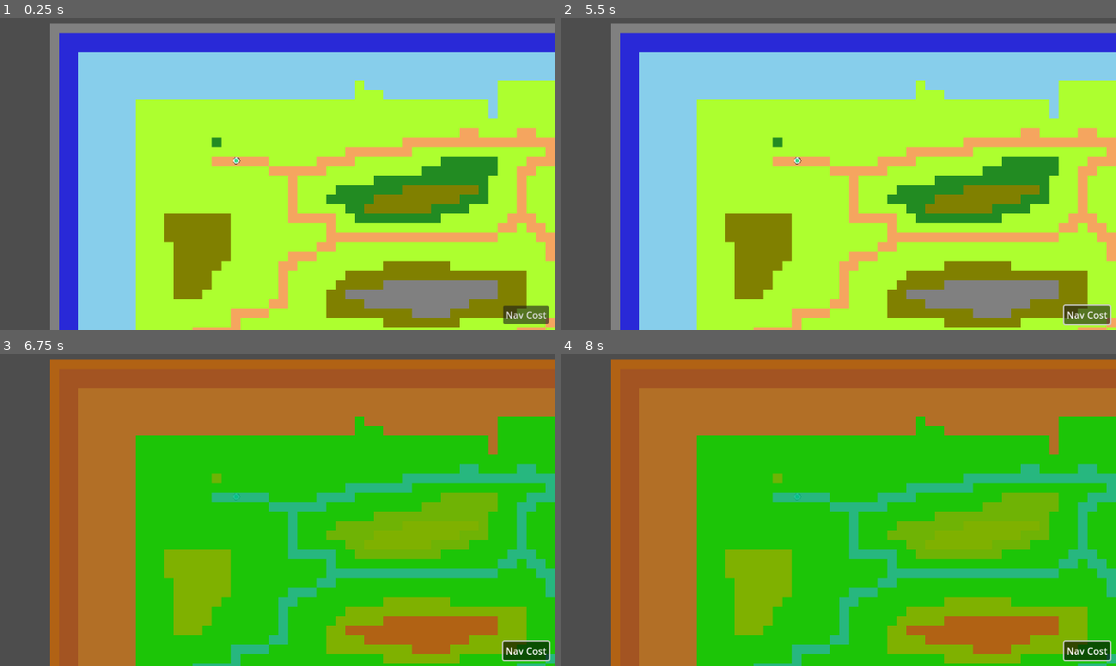
Above: before the commit, frames 1-4 (two rows, left to right).
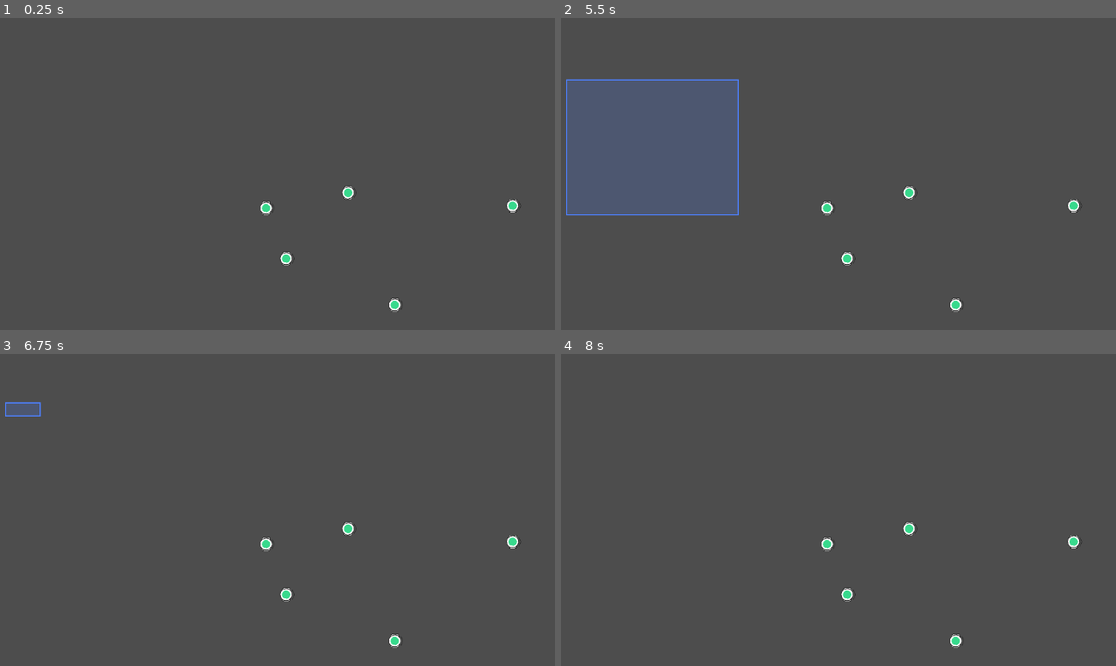
Above: after the commit, the same moments.

Repository: hafizosina/compilationpack
Game: Godot game, scene res://4. SelectionSystem/main_selection.tscn
Same seed, same stepped clock (60 frames per second), same inputs: the game is played once before the commit and once after it. Before the commit the project starts from res://3. ControlPathFinding/main2.tscn.
Inputs (mouse positions are in pixels of both pictures, inside the frame that each line leads up to):
- Up to frame 1 (0.25 s): no input
- Up to frame 2 (5.5 s): click (1088, 314) at 0.5 s, where only the run before the commit has a clickable "Nav Cost"; click (1088, 314) at 1.25 s, where only the run before the commit has a clickable "Nav Cost"; click (1088, 314) at 2 s, where only the run before the commit has a clickable "Nav Cost"; tap Enter at 2.75, 5 s; move the mouse to (921, 117) at 2.77 s; tap Shift at 2.85, 4.35 s; click (921, 117) at 2.92 s; tap Space at 3.5 s; drag from (633, 155) to (738, 214) at 3.52 s; move the mouse to (844, 52) at 4.27 s; click (844, 52) at 4.42 s; drag from (738, 214) to (566, 80) at 5.02 s
- Up to frame 3 (6.75 s): move the mouse to (416, 531) at 5.77 s; tap Shift at 5.85 s; click (416, 531) at 5.92 s; tap Space at 6.5 s; drag from (5, 416) to (111, 375) at 6.52 s
- Up to frame 4 (8 s): move the mouse to (805, 472) at 7.27 s; tap Shift at 7.35 s; click (805, 472) at 7.42 s

The runs differ from the first frame. In frame 1, 90% of the frame differs, in the area x 8-100%, y 1-100%; in frame 2, 93%, in the area x 0-100%, y 1-100%; in frame 3, 90%; in frame 4, 90%.

Commit message:
selection complete

Diff:
--- a/3. ControlPathFinding/navigation_agent.tscn
+++ b/3. ControlPathFinding/navigation_agent.tscn
@@ -46,6 +46,7 @@
 		var next_point: Vector2 = get_next_path_position()
 		var direction: Vector2 = (next_point - parent.global_position).normalized()
 		parent.velocity = direction * movement_speed
+		parent.look_at(next_point)
 		parent.move_and_slide()
 
 func set_navigation_target(target_pos: Vector2) -> void:
--- /dev/null
+++ b/4. SelectionSystem/entity.tscn
@@ -0,0 +1,14 @@
+[gd_scene load_steps=4 format=3 uid="uid://bk1q8o6rs4doa"]
+
+[ext_resource type="Script" uid="uid://b0i324j75wef2" path="res://Global/Scene/master_entity.gd" id="1_2p3bu"]
+[ext_resource type="Texture2D" uid="uid://bae16lxpt5p5x" path="res://Global/Asset/character.png" id="2_nrxrw"]
+[ext_resource type="PackedScene" uid="uid://d028e1ise5e1q" path="res://4. SelectionSystem/select_able_component.tscn" id="3_grcsr"]
+
+[node name="Entity" type="Node2D"]
+script = ExtResource("1_2p3bu")
+
+[node name="SelectAbleComponent" parent="." instance=ExtResource("3_grcsr")]
+
+[node name="Sprite2D" type="Sprite2D" parent="."]
+scale = Vector2(0.25, 0.25)
+texture = ExtResource("2_nrxrw")
--- /dev/null
+++ b/4. SelectionSystem/main_selection.tscn
@@ -0,0 +1,67 @@
+[gd_scene load_steps=5 format=3 uid="uid://fpwxn2350fam"]
+
+[ext_resource type="PackedScene" uid="uid://bk1q8o6rs4doa" path="res://4. SelectionSystem/entity.tscn" id="1_prh3m"]
+[ext_resource type="PackedScene" uid="uid://dth75t0oq6j10" path="res://4. SelectionSystem/selection_manager.tscn" id="2_ae6f1"]
+[ext_resource type="PackedScene" uid="uid://gctl0rjtf4op" path="res://Global/Scene/camera_2d.tscn" id="3_5rjeb"]
+
+[sub_resource type="GDScript" id="GDScript_prh3m"]
+script/source = "extends Node2D
+
+func _ready() -> void:
+	# Create a Timer that ticks every 1 second
+	var timer := Timer.new()
+	timer.wait_time = 1.0
+	timer.autostart = true
+	timer.one_shot = false
+	add_child(timer)
+	#timer.timeout.connect(_print_selected)  # connect signal
+
+#func _print_selected() -> void:
+	#var selected_nodes = get_tree().get_nodes_in_group(\"selected\")
+	#if selected_nodes.is_empty():
+		#print(\"No nodes selected\")
+	#else:
+		#print(\"Currently selected:\")
+		#for node in selected_nodes:
+			#print(\" - \", node.name)
+"
+
+[node name="MainSelection" type="Node2D"]
+script = SubResource("GDScript_prh3m")
+
+[node name="SelectionManager" parent="." instance=ExtResource("2_ae6f1")]
+
+[node name="Entity" parent="." instance=ExtResource("1_prh3m")]
+position = Vector2(619, 422)
+
+[node name="Entity7" parent="." instance=ExtResource("1_prh3m")]
+position = Vector2(505, 115)
+
+[node name="Entity8" parent="." instance=ExtResource("1_prh3m")]
+position = Vector2(91, 119)
+
+[node name="Entity9" parent="." instance=ExtResource("1_prh3m")]
+position = Vector2(48, 444)
+
+[node name="Entity10" parent="." instance=ExtResource("1_prh3m")]
+position = Vector2(364, 442)
+
+[node name="Entity11" parent="." instance=ExtResource("1_prh3m")]
+position = Vector2(602, 210)
+
+[node name="Entity2" parent="." instance=ExtResource("1_prh3m")]
+position = Vector2(706, 278)
+
+[node name="Entity3" parent="." instance=ExtResource("1_prh3m")]
+position = Vector2(131, 355)
+
+[node name="Entity4" parent="." instance=ExtResource("1_prh3m")]
+position = Vector2(229, 93)
+
+[node name="Entity5" parent="." instance=ExtResource("1_prh3m")]
+position = Vector2(125, 204)
+
+[node name="Entity6" parent="." instance=ExtResource("1_prh3m")]
+position = Vector2(307, 282)
+
+[node name="Camera2D" parent="." instance=ExtResource("3_5rjeb")]
--- /dev/null
+++ b/4. SelectionSystem/select_able_component.gd
@@ -0,0 +1,48 @@
+# select_able_component.gd
+extends Node2D
+class_name SelectAbleComponent
+
+var entity: Entity
+var selected:bool= false
+var padding : int = 5
+
+func select() -> void:
+	selected = true
+	if entity!=null:
+		add_to_group("selected")   # ✅ mark as globally selected
+		queue_redraw()
+		#print(entity.name, "Selected")
+
+
+func deselect() -> void:
+	selected = false
+	if entity!=null:
+		remove_from_group("selected")  # ✅ remove from global selection
+		queue_redraw()
+		#print(entity.name, "Delected")
+
+func is_inside_box(rect : Rect2) -> bool:
+	if entity == null:
+		return false
+
+	# Circle definition
+	var center: Vector2 = global_position
+	var radius: float = entity.size + padding
+
+	# Find closest point in rect to circle center
+	var closest_x = clamp(center.x, rect.position.x, rect.position.x + rect.size.x)
+	var closest_y = clamp(center.y, rect.position.y, rect.position.y + rect.size.y)
+	var closest_point = Vector2(closest_x, closest_y)
+	# Check distance
+	return center.distance_to(closest_point) <= radius
+
+func _ready() -> void:
+	var parent_temp = get_parent()
+	if parent_temp is Entity:
+		entity = parent_temp
+
+func _draw() -> void:
+	if selected:
+		var circle_size = entity.size + padding
+		draw_circle(position,circle_size,Color(0.857, 0.0, 0.318, 0.6))
+		draw_circle(position,circle_size,Color(0.056, 0.214, 1.0, 1.0), false, 1)
--- /dev/null
+++ b/4. SelectionSystem/select_able_component.tscn
@@ -0,0 +1,6 @@
+[gd_scene load_steps=2 format=3 uid="uid://d028e1ise5e1q"]
+
+[ext_resource type="Script" uid="uid://d4fkf5prrb3u8" path="res://4. SelectionSystem/select_able_component.gd" id="1_v57ol"]
+
+[node name="SelectAbleComponent" type="Node2D" groups=["select_able"]]
+script = ExtResource("1_v57ol")
--- /dev/null
+++ b/4. SelectionSystem/selection_manager.gd
@@ -0,0 +1,61 @@
+# selection_manager.gd
+extends Node2D
+class_name SelectionManager
+
+var selecting : bool = false
+var drag_start : Vector2 = Vector2.ZERO
+var select_box : Rect2
+var append_selection : bool = false # toggle when presss shift
+var already_selected : Array[Node] = []
+
+func _input(event: InputEvent) -> void:
+
+	if event is InputEventKey and event.keycode == KEY_SHIFT:
+		append_selection = event.pressed
+		if event.pressed :
+			already_selected = get_tree().get_nodes_in_group("selected").duplicate()
+		else:
+			already_selected.clear()
+
+	if event is InputEventMouseButton :
+		var event_pos = Utils.screen_to_world_position(event.position)
+		if  event.button_index == MOUSE_BUTTON_LEFT:
+			if event.pressed:
+				selecting = true
+				drag_start = event_pos
+			else :
+				if drag_start.is_equal_approx(event_pos):
+					select_box = Rect2(event_pos, Vector2.ZERO)
+				_update_selected_unit()
+				queue_redraw()
+				selecting = false
+	elif event is InputEventMouseMotion:
+		var event_pos = Utils.screen_to_world_position(event.position)
+		select_box = Rect2(drag_start, event_pos - drag_start).abs()
+		queue_redraw()
+		_update_selected_unit()
+
+
+func _draw() -> void:
+	if selecting:
+		draw_rect(select_box, Color(0.3, 0.5, 1.0, 0.2))
+		draw_rect(select_box, Color(0.3, 0.5, 1.0, 1.0), false, 2.0)
+
+func _update_selected_unit():
+	if not selecting: return
+
+	var select_able_component = get_tree().get_nodes_in_group("select_able")
+
+	if append_selection:
+		# exclude already selected from processing (they won't be deselected)
+		select_able_component = select_able_component.filter(
+			func(c): return not (c in already_selected)
+		)
+
+	for component in select_able_component:
+		if component is SelectAbleComponent:
+			var inside: bool = component.is_inside_box(select_box)
+			if inside:
+				component.select()
+			else:
+				component.deselect()
--- /dev/null
+++ b/4. SelectionSystem/selection_manager.tscn
@@ -0,0 +1,6 @@
+[gd_scene load_steps=2 format=3 uid="uid://dth75t0oq6j10"]
+
+[ext_resource type="Script" uid="uid://2kunkrvtqn7m" path="res://4. SelectionSystem/selection_manager.gd" id="1_qtpeu"]
+
+[node name="SelectionManager" type="Node2D"]
+script = ExtResource("1_qtpeu")
--- /dev/null
+++ b/5. Boid/main_boid.tscn
@@ -0,0 +1,7 @@
+[gd_scene load_steps=2 format=3 uid="uid://bmxaerswxar1s"]
+
+[ext_resource type="PackedScene" uid="uid://gctl0rjtf4op" path="res://Global/Scene/camera_2d.tscn" id="1_bn0nb"]
+
+[node name="MainBoid" type="Node2D"]
+
+[node name="Camera2D" parent="." instance=ExtResource("1_bn0nb")]
--- a/Global/Scene/camera_2d.tscn
+++ b/Global/Scene/camera_2d.tscn
@@ -22,6 +22,10 @@
 	handle_panning(event)
 	save_camera_state()
 
+func _process(delta: float) -> void:
+	handle_keyboard_panning(delta)
+
+
 func handle_zoom(event):
 	if event is InputEventMouseButton:
 		if event.button_index == MOUSE_BUTTON_WHEEL_UP:
@@ -40,6 +44,25 @@
 	elif event is InputEventMouseMotion and is_panning:
 		pan_camera(event.position)
 
+
+func handle_keyboard_panning(delta: float):
+	var direction := Vector2.ZERO
+
+	if Input.is_action_pressed(\"ui_left\"):
+		direction.x -= 1
+	if Input.is_action_pressed(\"ui_right\"):
+		direction.x += 1
+	if Input.is_action_pressed(\"ui_up\"):
+		direction.y -= 1
+	if Input.is_action_pressed(\"ui_down\"):
+		direction.y += 1
+
+	if direction != Vector2.ZERO:
+		direction = direction.normalized()
+		# Move consistently regardless of zoom
+		global_position += direction * pan_speed * 200 * delta / zoom.x
+
+
 func start_panning(mouse_pos: Vector2):
 	is_panning = true
 	last_mouse_position = mouse_pos
@@ -48,7 +71,7 @@
 	is_panning = false
 
 func pan_camera(mouse_pos: Vector2):
-	var delta = (last_mouse_position - mouse_pos) * pan_speed / zoom.x
+	var delta = (last_mouse_position - mouse_pos) / zoom.x
 	global_position += delta
 	last_mouse_position = mouse_pos
 
--- /dev/null
+++ b/Global/Scene/master_entity.gd
@@ -0,0 +1,4 @@
+extends Node2D
+class_name Entity
+
+@export var size : int = 10
--- /dev/null
+++ b/Global/Scene/master_entity.tscn
@@ -0,0 +1,11 @@
+[gd_scene load_steps=3 format=3 uid="uid://46khu8tkcad7"]
+
+[ext_resource type="Texture2D" uid="uid://bae16lxpt5p5x" path="res://Global/Asset/character.png" id="1_2p3bu"]
+[ext_resource type="Script" uid="uid://b0i324j75wef2" path="res://Global/Scene/master_entity.gd" id="1_grcsr"]
+
+[node name="Entity" type="Node2D"]
+script = ExtResource("1_grcsr")
+
+[node name="Sprite2D" type="Sprite2D" parent="."]
+scale = Vector2(0.25, 0.25)
+texture = ExtResource("1_2p3bu")
--- a/project.godot
+++ b/project.godot
@@ -11,8 +11,8 @@
 [application]
 
 config/name="CompilationPack"
-run/main_scene="uid://dvqryn1764mok"
-config/features=PackedStringArray("4.4", "Mobile")
+run/main_scene="uid://fpwxn2350fam"
+config/features=PackedStringArray("4.5", "Mobile")
 config/icon="res://icon.svg"
 
 [autoload]
@@ -27,8 +27,45 @@
 
 shapes/paths/geometry_color=Color(0.85, 0.1, 1, 0.4)
 
+[global_group]
+
+select_able=""
+selected=""
+
 [input]
 
+ui_left={
+"deadzone": 0.5,
+"events": [Object(InputEventKey,"resource_local_to_scene":false,"resource_name":"","device":0,"window_id":0,"alt_pressed":false,"shift_pressed":false,"ctrl_pressed":false,"meta_pressed":false,"pressed":false,"keycode":4194319,"physical_keycode":0,"key_label":0,"unicode":0,"location":0,"echo":false,"script":null)
+, Object(InputEventJoypadButton,"resource_local_to_scene":false,"resource_name":"","device":0,"button_index":13,"pressure":0.0,"pressed":false,"script":null)
+, Object(InputEventJoypadMotion,"resource_local_to_scene":false,"resource_name":"","device":0,"axis":0,"axis_value":-1.0,"script":null)
+, Object(InputEventKey,"resource_local_to_scene":false,"resource_name":"","device":-1,"window_id":0,"alt_pressed":false,"shift_pressed":false,"ctrl_pressed":false,"meta_pressed":false,"pressed":false,"keycode":0,"physical_keycode":65,"key_label":0,"unicode":97,"location":0,"echo":false,"script":null)
+]
+}
+ui_right={
+"deadzone": 0.5,
+"events": [Object(InputEventKey,"resource_local_to_scene":false,"resource_name":"","device":0,"window_id":0,"alt_pressed":false,"shift_pressed":false,"ctrl_pressed":false,"meta_pressed":false,"pressed":false,"keycode":4194321,"physical_keycode":0,"key_label":0,"unicode":0,"location":0,"echo":false,"script":null)
+, Object(InputEventJoypadButton,"resource_local_to_scene":false,"resource_name":"","device":0,"button_index":14,"pressure":0.0,"pressed":false,"script":null)
+, Object(InputEventJoypadMotion,"resource_local_to_scene":false,"resource_name":"","device":0,"axis":0,"axis_value":1.0,"script":null)
+, Object(InputEventKey,"resource_local_to_scene":false,"resource_name":"","device":-1,"window_id":0,"alt_pressed":false,"shift_pressed":false,"ctrl_pressed":false,"meta_pressed":false,"pressed":false,"keycode":0,"physical_keycode":68,"key_label":0,"unicode":100,"location":0,"echo":false,"script":null)
+]
+}
+ui_up={
+"deadzone": 0.5,
+"events": [Object(InputEventKey,"resource_local_to_scene":false,"resource_name":"","device":0,"window_id":0,"alt_pressed":false,"shift_pressed":false,"ctrl_pressed":false,"meta_pressed":false,"pressed":false,"keycode":4194320,"physical_keycode":0,"key_label":0,"unicode":0,"location":0,"echo":false,"script":null)
+, Object(InputEventJoypadButton,"resource_local_to_scene":false,"resource_name":"","device":0,"button_index":11,"pressure":0.0,"pressed":false,"script":null)
+, Object(InputEventJoypadMotion,"resource_local_to_scene":false,"resource_name":"","device":0,"axis":1,"axis_value":-1.0,"script":null)
+, Object(InputEventKey,"resource_local_to_scene":false,"resource_name":"","device":-1,"window_id":0,"alt_pressed":false,"shift_pressed":false,"ctrl_pressed":false,"meta_pressed":false,"pressed":false,"keycode":0,"physical_keycode":87,"key_label":0,"unicode":119,"location":0,"echo":false,"script":null)
+]
+}
+ui_down={
+"deadzone": 0.5,
+"events": [Object(InputEventKey,"resource_local_to_scene":false,"resource_name":"","device":0,"window_id":0,"alt_pressed":false,"shift_pressed":false,"ctrl_pressed":false,"meta_pressed":false,"pressed":false,"keycode":4194322,"physical_keycode":0,"key_label":0,"unicode":0,"location":0,"echo":false,"script":null)
+, Object(InputEventJoypadButton,"resource_local_to_scene":false,"resource_name":"","device":0,"button_index":12,"pressure":0.0,"pressed":false,"script":null)
+, Object(InputEventJoypadMotion,"resource_local_to_scene":false,"resource_name":"","device":0,"axis":1,"axis_value":1.0,"script":null)
+, Object(InputEventKey,"resource_local_to_scene":false,"resource_name":"","device":-1,"window_id":0,"alt_pressed":false,"shift_pressed":false,"ctrl_pressed":false,"meta_pressed":false,"pressed":false,"keycode":0,"physical_keycode":83,"key_label":0,"unicode":115,"location":0,"echo":false,"script":null)
+]
+}
 QuitShortcut={
 "deadzone": 0.2,
 "events": [Object(InputEventKey,"resource_local_to_scene":false,"resource_name":"","device":-1,"window_id":0,"alt_press …(189 unchanged characters)…
Not shown, changed: 1. PathFindingSystem/Asset/green_character.png.import
Not shown, changed: 1. PathFindingSystem/Asset/terain2.png.import
Not shown, added: 4. SelectionSystem/select_able_component.gd.uid
Not shown, added: 4. SelectionSystem/selection_manager.gd.uid
Not shown, changed: Global/Asset/character.png.import
Not shown, changed: Global/Asset/flag.png.import
Not shown, changed: Global/Asset/heatmap.png.import
Not shown, added: Global/Scene/master_entity.gd.uid
Not shown, changed: icon.svg.import
